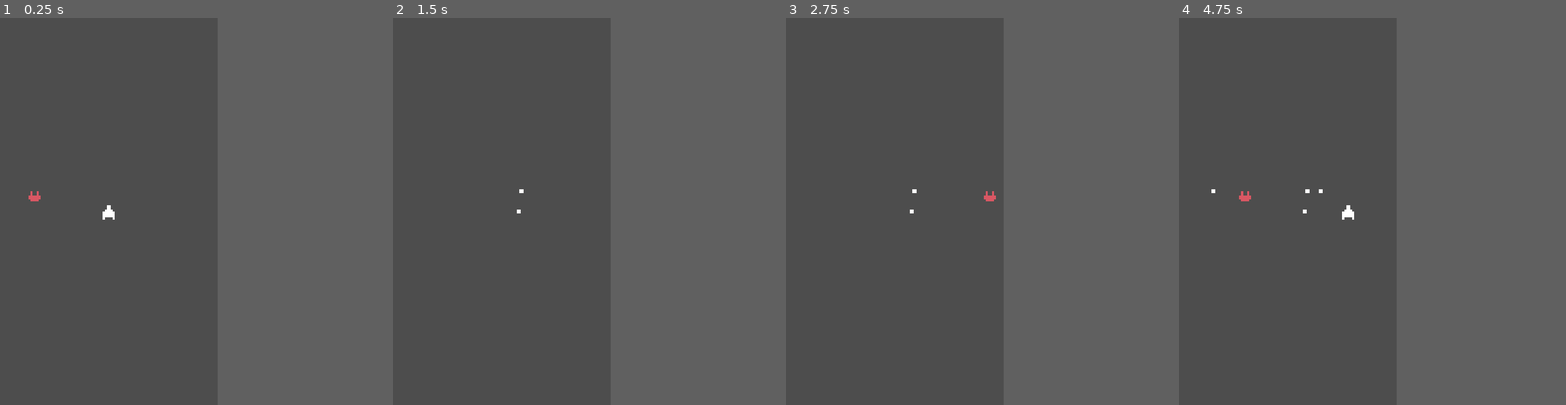
Above: before the commit, frames 1-4 (left to right).
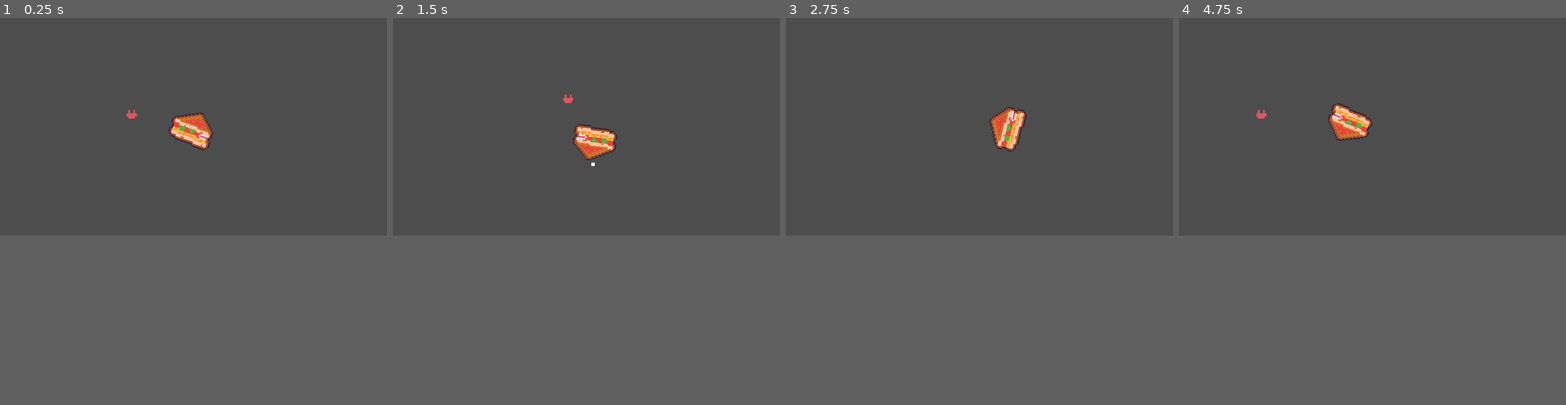
Above: after the commit, the same moments.

Repository: helenzhangyc/BurgerStrike
Game: Godot game, scene res://scenes/Level.tscn
The game is run twice, just before and just after one commit, with the same random seed, the same clock (stepped at 60 frames per second) and the same inputs.
Inputs (mouse positions are in pixels of both pictures, inside the frame that each line leads up to):
- Up to frame 1 (0.25 s): no input
- Up to frame 2 (1.5 s): move the mouse to (547, 192) at 0.52 s; hold D (right) 0.53-1.28 s; tap Space (shoot) at 0.6, 1.35 s; move the mouse to (458, 230) at 1.27 s; hold S (down) from 1.28 s (still down)
- Up to frame 3 (2.75 s): move the mouse to (917, 126) at 2.02 s; release S (down) at 2.03 s; hold D (right) from 2.03 s (still down); tap Space (shoot) at 2.1 s
- Up to frame 4 (4.75 s): move the mouse to (1275, 288) at 2.77 s; release D (right) at 2.78 s; hold W (up) 2.78-3.53 s; tap Space (shoot) at 2.85, 3.6, 4.35 s; move the mouse to (1353, 269) at 3.52 s; hold A (left) from 3.53 s (still down); move the mouse to (1221, 153) at 4.27 s
The window is 450x800 before the commit and 800x450 after it. Grey fills any space a smaller window leaves; there, only what the larger window draws over its background counts as a difference.

The runs differ from the first frame. In frame 1, 0.9% of the frame differs, in the area x 7-56%, y 23-53%; in frame 2, 0.8%; in frame 3, 0.8%; in frame 4, 1.0%, in the area x 8-51%, y 21-53%.

Commit message:
rotating and shooting

Diff:
--- a/project.godot
+++ b/project.godot
@@ -21,8 +21,6 @@
 
 [display]
 
-window/size/viewport_width=540
-window/size/viewport_height=960
 window/stretch/mode="canvas_items"
 
 [input]
--- a/scenes/Level.tscn
+++ b/scenes/Level.tscn
@@ -1,7 +1,8 @@
-[gd_scene load_steps=4 format=3 uid="uid://87gviy214svj"]
+[gd_scene load_steps=5 format=3 uid="uid://87gviy214svj"]
 
 [ext_resource type="PackedScene" uid="uid://cwre7pomfe73u" path="res://scenes/Player.tscn" id="1_co0mo"]
 [ext_resource type="PackedScene" uid="uid://c0ujo7raol74o" path="res://scenes/Enemy.tscn" id="2_gxmnq"]
+[ext_resource type="Script" path="res://scripts/camera.gd" id="4_4boei"]
 [ext_resource type="Script" path="res://scripts/GameManager.gd" id="4_5w6qc"]
 
 [node name="Level" type="Node2D"]
@@ -12,7 +13,10 @@
 [node name="Enemy" parent="." instance=ExtResource("2_gxmnq")]
 position = Vector2(-37, -8)
 
+[node name="BulletContainer" type="Node" parent="."]
+
 [node name="Camera2D" type="Camera2D" parent="."]
 zoom = Vector2(5, 5)
-
-[node name="BulletContainer" type="Node" parent="."]
+script = ExtResource("4_4boei")
+TargetNodepath = NodePath("../Player")
+lerpspeed = 0.1
--- a/scenes/Player.tscn
+++ b/scenes/Player.tscn
@@ -1,7 +1,7 @@
 [gd_scene load_steps=4 format=3 uid="uid://cwre7pomfe73u"]
 
-[ext_resource type="Texture2D" uid="uid://bdtdj0ci7pivl" path="res://sprites/spritesheet.png" id="1_2lft8"]
 [ext_resource type="Script" path="res://scripts/player.gd" id="1_vv7xc"]
+[ext_resource type="Texture2D" uid="uid://5jnm0t5m0wyr" path="res://sprites/03.png" id="2_tpg8j"]
 
 [sub_resource type="RectangleShape2D" id="RectangleShape2D_w7vev"]
 size = Vector2(6, 7)
@@ -16,9 +16,9 @@
 position = Vector2(0, 0.5)
 shape = SubResource("RectangleShape2D_w7vev")
 
+[node name="Marker2D" type="Marker2D" parent="."]
+
 [node name="Sprite2D" type="Sprite2D" parent="."]
-texture = ExtResource("1_2lft8")
+texture = ExtResource("2_tpg8j")
 region_enabled = true
-region_rect = Rect2(0, 0, 8, 8)
-
-[node name="Marker2D" type="Marker2D" parent="."]
+region_rect = Rect2(2.08165e-12, 2.08165e-12, 35, 35)
--- a/scripts/GameManager.gd
+++ b/scripts/GameManager.gd
@@ -15,7 +15,8 @@
 	if Input.is_action_just_pressed("restart"):
 		get_tree().reload_current_scene()
 
-func _on_bullet_shoot(bullet_scene, location):
+func _on_bullet_shoot(bullet_scene, location, rotation):
 	var bullet = bullet_scene.instantiate()
 	bullet.global_position = location
+	bullet.rotation = rotation
 	bullet_container.add_child(bullet)
--- a/scripts/SignalBus.gd
+++ b/scripts/SignalBus.gd
@@ -1,3 +1,3 @@
 extends Node
 
-signal bullet_shoot(bullet_scene, spawn_position)
+signal bullet_shoot(bullet_scene, spawn_position, rotation)
--- a/scripts/bullet.gd
+++ b/scripts/bullet.gd
@@ -1,7 +1,7 @@
 class_name PlayerBullet extends Area2D
 
 @export var speed: int = 200
-@export var dir: Vector2 = Vector2(0, 0)
+@export var dir: Vector2 = Vector2(0, -1)
 
 func set_dir(dir):
 	self.dir = dir
@@ -10,7 +10,7 @@
 	area_entered.connect(_on_area_entered)
 
 func _physics_process(delta):
-	global_position += dir * speed * delta
+	global_position += dir.rotated(rotation) * speed * delta
 
 func _on_area_entered(area):
 	if area is Enemy:
--- /dev/null
+++ b/scripts/camera.gd
@@ -0,0 +1,11 @@
+extends Camera2D
+
+@export var TargetNodepath: NodePath
+var target_node
+@export var lerpspeed: float
+
+func _ready():
+		target_node  = get_node(TargetNodepath)
+func _process(delta):
+
+	self.position = lerp(self.position, target_node.position, lerpspeed)
--- a/scripts/player.gd
+++ b/scripts/player.gd
@@ -7,9 +7,10 @@
 @onready var signal_bus = get_node("/root/SignalBus")
 
 func _process(delta):
+	look_at(get_global_mouse_position())
 	# handle shooting
 	if Input.is_action_just_pressed('shoot'):
-		signal_bus.bullet_shoot.emit(bullet_scene, bullet_spawn.global_position)
+		signal_bus.bullet_shoot.emit(bullet_scene, bullet_spawn.global_position, rotation)
 
 
 func _physics_process(delta):
Binary file added: sprites/03.png
Not shown, added: sprites/03.png.import
